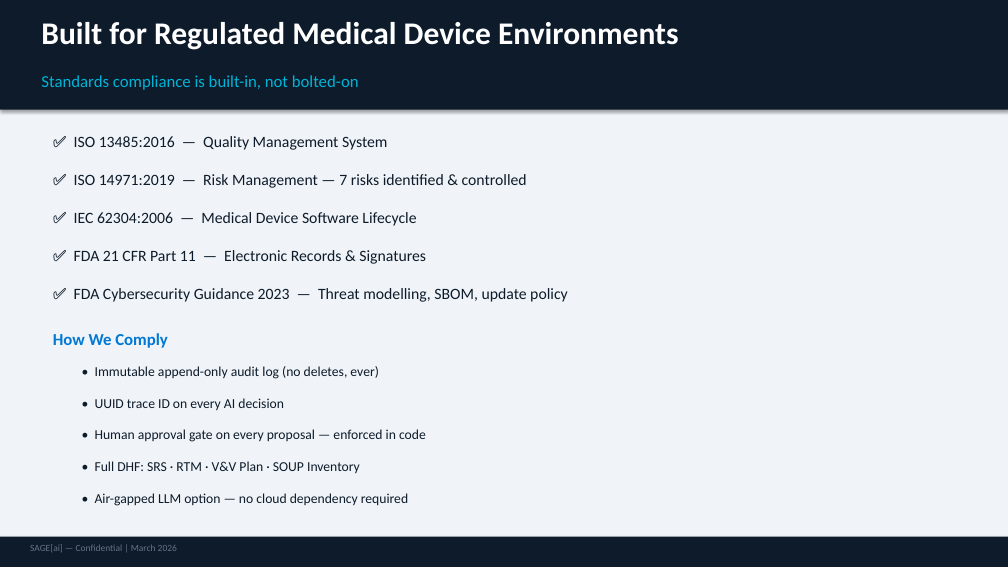
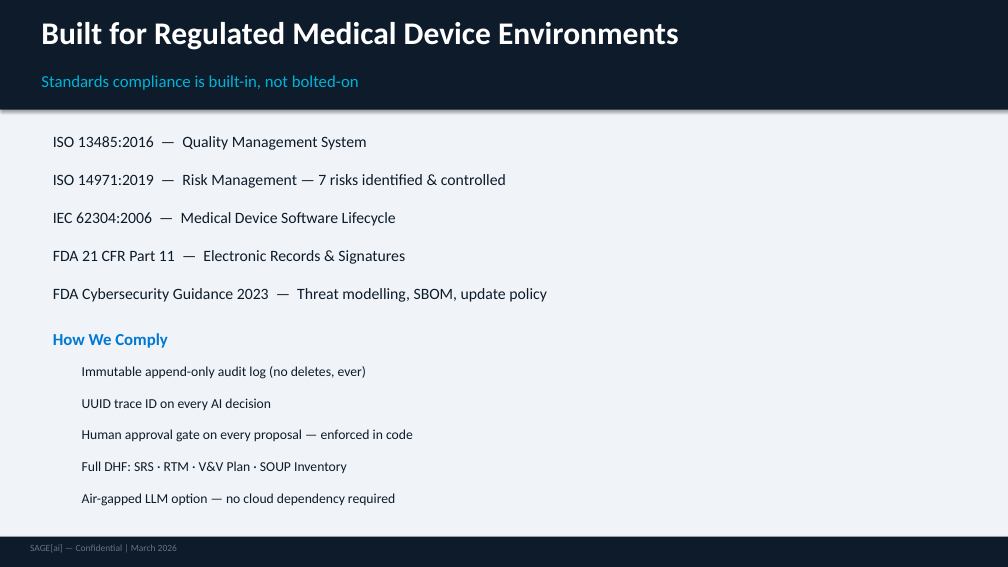
Before and after one commit to Sumanharapanahalli/SAGE, a slide deck: slide 9 of docs/SageAI_Business_Case.pptx. Drawn at 1008x567 pixels with LibreOffice and Linux fonts; fonts in the diff are those of the drawing. Boxes give left, top, right and bottom in pixels: in the first picture for what was removed or moved away, otherwise in the second. Text is boxed around its words. In the diff, an @@ line names an element or a change of style, - is before the commit and + after.

```diff
--- a/docs/SageAI_Business_Case.pptx
+++ b/docs/SageAI_Business_Case.pptx
@@ text at (x1=53, y1=136, x2=367, y2=150): text changed @@
-✅ ISO 13485:2016 — Quality Management System
+ISO 13485:2016 — Quality Management System
@@ text at (x1=53, y1=174, x2=506, y2=188): text changed @@
-✅ ISO 14971:2019 — Risk Management — 7 risks identified & controlled
+ISO 14971:2019 — Risk Management — 7 risks identified & controlled
@@ text at (x1=53, y1=212, x2=396, y2=226): text changed @@
-✅ IEC 62304:2006 — Medical Device Software Lifecycle
+IEC 62304:2006 — Medical Device Software Lifecycle
@@ text at (x1=53, y1=250, x2=405, y2=264): text changed @@
-✅ FDA 21 CFR Part 11 — Electronic Records & Signatures
+FDA 21 CFR Part 11 — Electronic Records & Signatures
@@ text at (x1=53, y1=288, x2=547, y2=302): text changed @@
-✅ FDA Cybersecurity Guidance 2023 — Threat modelling, SBOM, update policy
+FDA Cybersecurity Guidance 2023 — Threat modelling, SBOM, update policy
@@ text at (x1=82, y1=366, x2=366, y2=379): text changed @@
-• Immutable append-only audit log (no deletes, ever)
+Immutable append-only audit log (no deletes, ever)
@@ text at (x1=82, y1=398, x2=271, y2=410): text changed @@
-• UUID trace ID on every AI decision
+UUID trace ID on every AI decision
@@ text at (x1=82, y1=429, x2=413, y2=442): text changed @@
-• Human approval gate on every proposal — enforced in code
+Human approval gate on every proposal — enforced in code
@@ text at (x1=82, y1=461, x2=347, y2=474): text changed @@
-• Full DHF: SRS · RTM · V&V Plan · SOUP Inventory
+Full DHF: SRS · RTM · V&V Plan · SOUP Inventory
@@ text at (x1=82, y1=493, x2=395, y2=506): text changed @@
-• Air-gapped LLM option — no cloud dependency required
+Air-gapped LLM option — no cloud dependency required
```
Also in this commit, not shown: 7 other slides changed, 3 other files.
